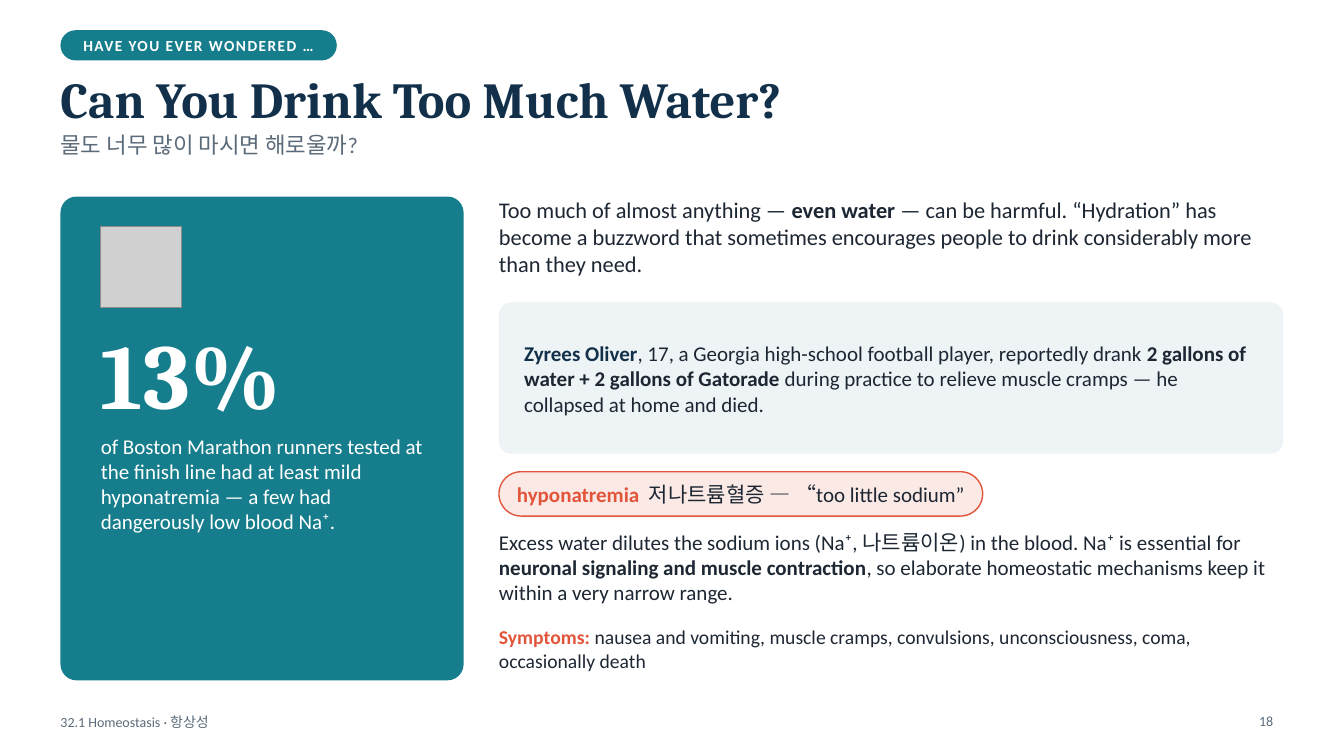
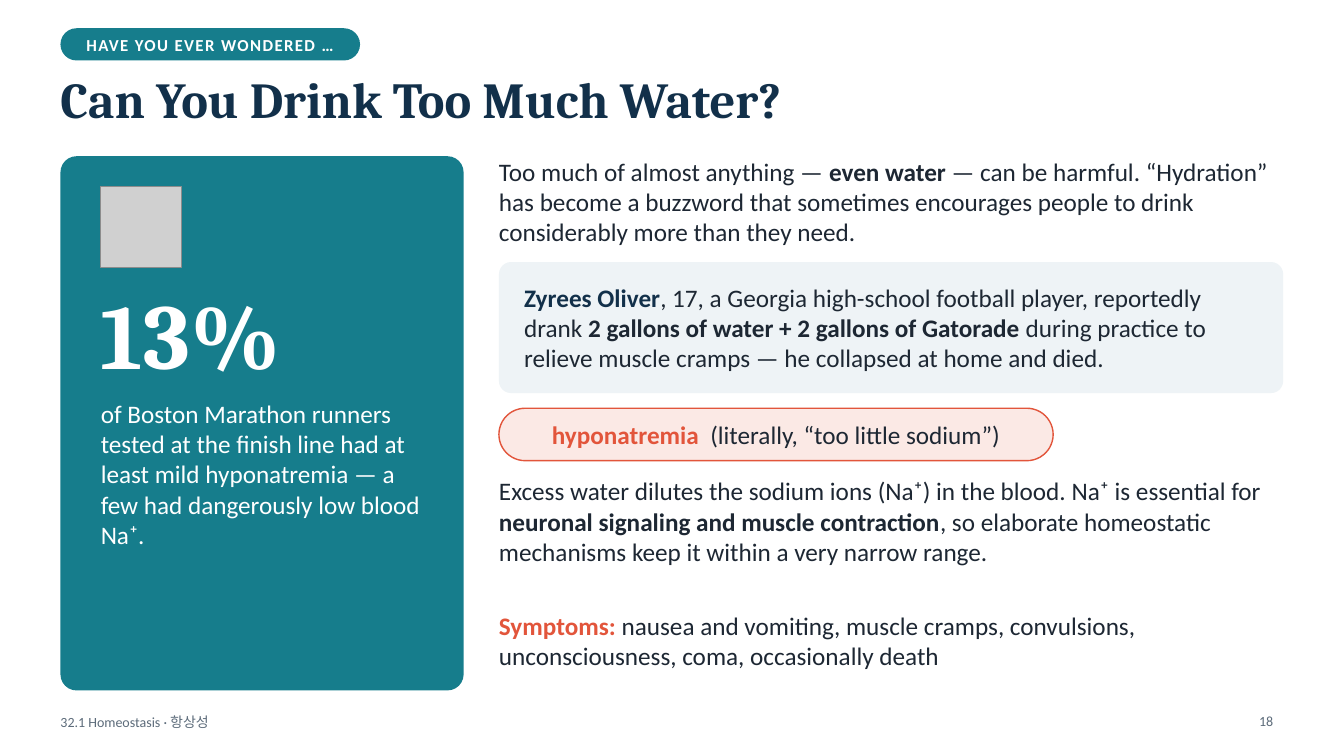
Before and after one commit to coula0908/biology, a slide deck: slide 18 of 32.1_homeostasis/32.1_Homeostasis.pptx. Drawn at 1344x756 pixels with LibreOffice and Linux fonts; fonts in the diff are those of the drawing; grey boxes stand for pictures. Boxes give left, top, right and bottom in pixels: in the first picture for what was removed or moved away, otherwise in the second. Text is boxed around its words. In the diff, an @@ line names an element or a change of style, - is before the commit and + after.

```diff
--- a/32.1_homeostasis/32.1_Homeostasis.pptx
+++ b/32.1_homeostasis/32.1_Homeostasis.pptx
@@ rounded rectangle "HAVE YOU EVER WONDERED …": place and size @@
-rounded rectangle "HAVE YOU EVER WONDERED …" at [60, 30, 337, 60]
+rounded rectangle "HAVE YOU EVER WONDERED …" at [60, 28, 360, 60]
@@ rounded rectangle "HAVE YOU EVER WONDERED …" at [60, 28, 360, 60]: size 11 to 12 pt @@
@@ text removed at [60, 134, 358, 155] @@
-물도 너무 많이 마시면 해로울까?
@@ rounded rectangle: place and size @@
-rounded rectangle at [60, 197, 464, 681]
+rounded rectangle at [60, 156, 464, 691]
@@ 2 texts, 1 picture: place and size @@
-2 texts, 1 picture at [101, 202, 1251, 412]
+2 texts, 1 picture at [101, 163, 1268, 372]
@@ text "Too much of almost anything ..." at [499, 163, 1268, 245]: size 16 to 18 pt @@
@@ rounded rectangle: place and size @@
-rounded rectangle at [499, 302, 1284, 454]
+rounded rectangle at [499, 262, 1284, 393]
@@ rounded rectangle at [499, 262, 1284, 393]: proportions changed @@
@@ text "Zyrees Oliver, 17, a Georgia ..." at [524, 289, 1205, 371]: size 15 to 18 pt @@
@@ text "Zyrees Oliver, 17, a Georgia ...": place and size @@
-text "Zyrees Oliver, 17, a Georgia ..." at [524, 346, 1246, 416]
+text "Zyrees Oliver, 17, a Georgia ..." at [524, 289, 1205, 371]
@@ text "of Boston Marathon runners tested ...": place and size @@
-text "of Boston Marathon runners tested ..." at [101, 439, 423, 533]
+text "of Boston Marathon runners tested ..." at [101, 405, 420, 544]
@@ text "of Boston Marathon runners tested ..." at [101, 405, 420, 544]: size 15 to 18 pt @@
@@ rounded rectangle "hyponatremia (literally, “too little sodium”)": place and size @@
-rounded rectangle "hyponatremia (literally, “too little sodium”)" at [499, 472, 983, 516]
+rounded rectangle "hyponatremia (literally, “too little sodium”)" at [499, 408, 1054, 461]
@@ text in rounded rectangle at [552, 425, 1000, 448]: text changed; size 15 to 18 pt @@
-hyponatremia 저나트륨혈증 — “too little sodium”
+hyponatremia (literally, “too little sodium”)
@@ text at [499, 482, 1260, 566]: text changed; size 15 to 18 pt @@
-Excess water dilutes the sodium ions (Na⁺, 나트륨이온) in the blood. Na⁺ is essential for neuronal signaling and muscle contraction, so elaborate homeostatic mechanisms keep it within a very narrow range.
+Excess water dilutes the sodium ions (Na⁺) in the blood. Na⁺ is essential for neuronal signaling and muscle contraction, so elaborate homeostatic mechanisms keep it within a very narrow range.
@@ text "Symptoms: nausea and vomiting, muscle ...": place and size @@
-text "Symptoms: nausea and vomiting, muscle ..." at [499, 630, 1190, 671]
+text "Symptoms: nausea and vomiting, muscle ..." at [499, 617, 1135, 669]
@@ text "Symptoms: nausea and vomiting, muscle ..." at [499, 617, 1135, 669]: size 14 to 18 pt @@
```
Also in this commit, not shown: 24 other slides changed, 6 other files.
